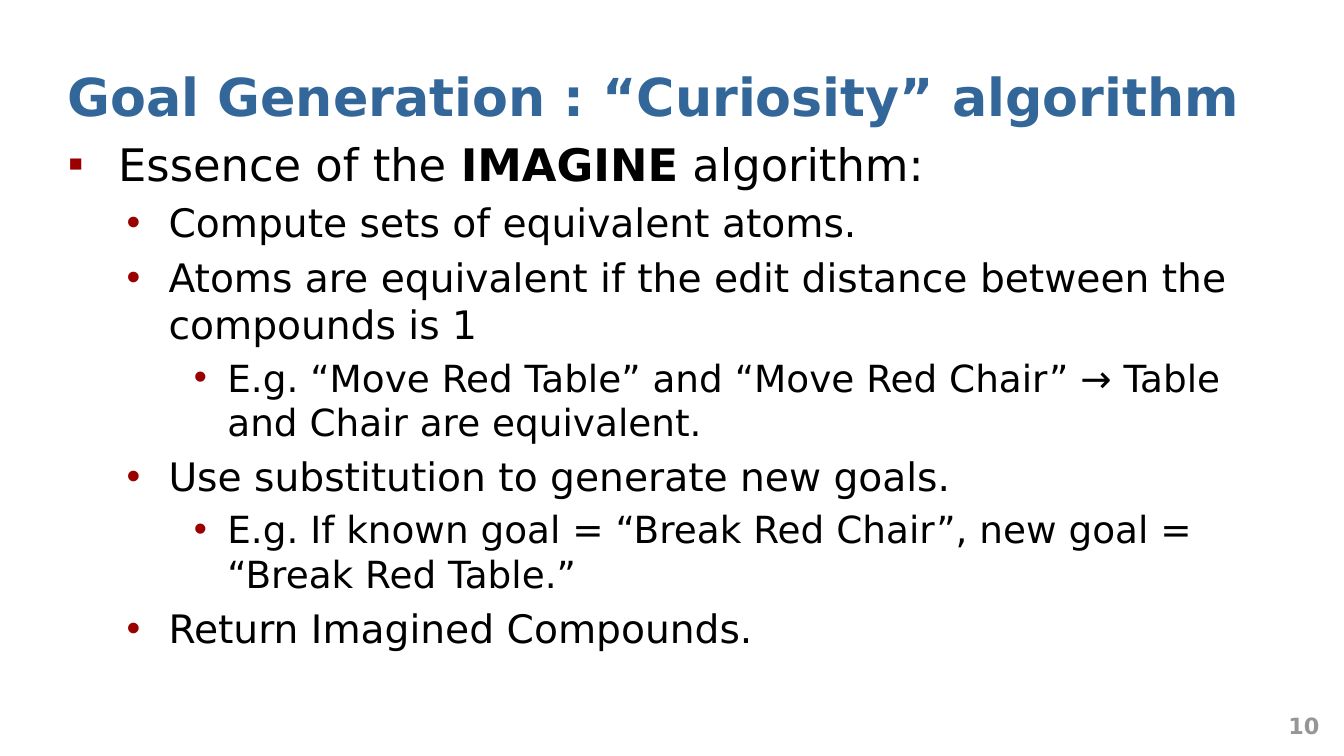
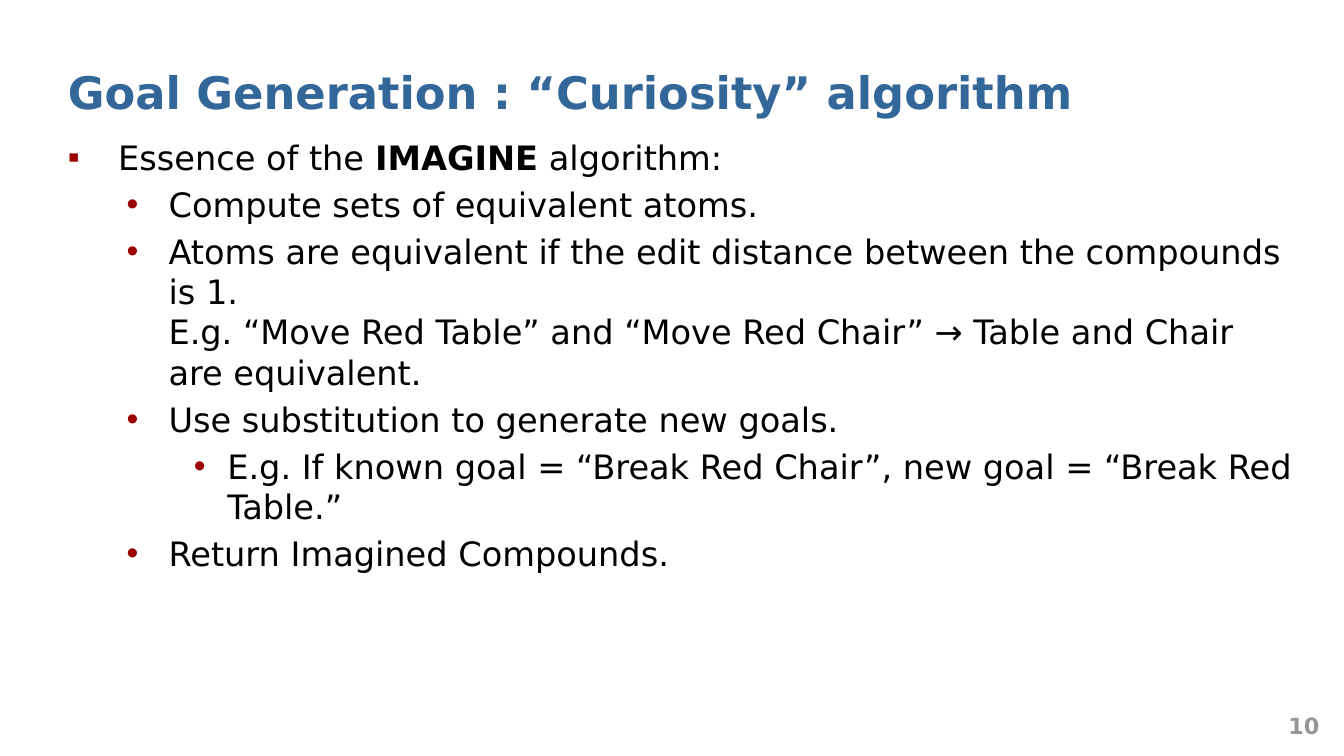
Before and after one commit to abduskhazi/deep-reinforcement-learning-seminar, a slide deck: slide 10 of presentation.pptx. Drawn at 1344x756 pixels with LibreOffice and Linux fonts; fonts in the diff are those of the drawing. Boxes give left, top, right and bottom in pixels: in the first picture for what was removed or moved away, otherwise in the second. Text is boxed around its words. In the diff, an @@ line names an element or a change of style, - is before the commit and + after.

```diff
--- a/presentation.pptx
+++ b/presentation.pptx
@@ title "Goal Generation : “Curiosity” algorithm" at box(68, 75, 1073, 118): size 28 to 24 pt @@
@@ text at box(118, 144, 1292, 573): size 24 to 18 pt in "Essence of the IMAGINE algorithm:"; size 21 to 18 pt in "Compute sets of equivalent atoms.", "Use substitution to generate new goals.", "Return Imagined Compounds."; size 20 to 18 pt in "E.g. If known goal = “Break Red ..."; less space between paragraphs @@
@@ text at box(169, 238, 1281, 392): text changed; size 20 to 18 pt @@
-  • Atoms are equivalent if the edit distance between the compounds is 1
-    • E.g. “Move Red Table” and “Move Red Chair” → Table and Chair are equivalent.
+  • Atoms are equivalent if the edit distance between the compounds is 1.
+    E.g. “Move Red Table” and “Move Red Chair” → Table and Chair are equivalent.
```
Also in this commit, not shown: 14 other slides changed.
